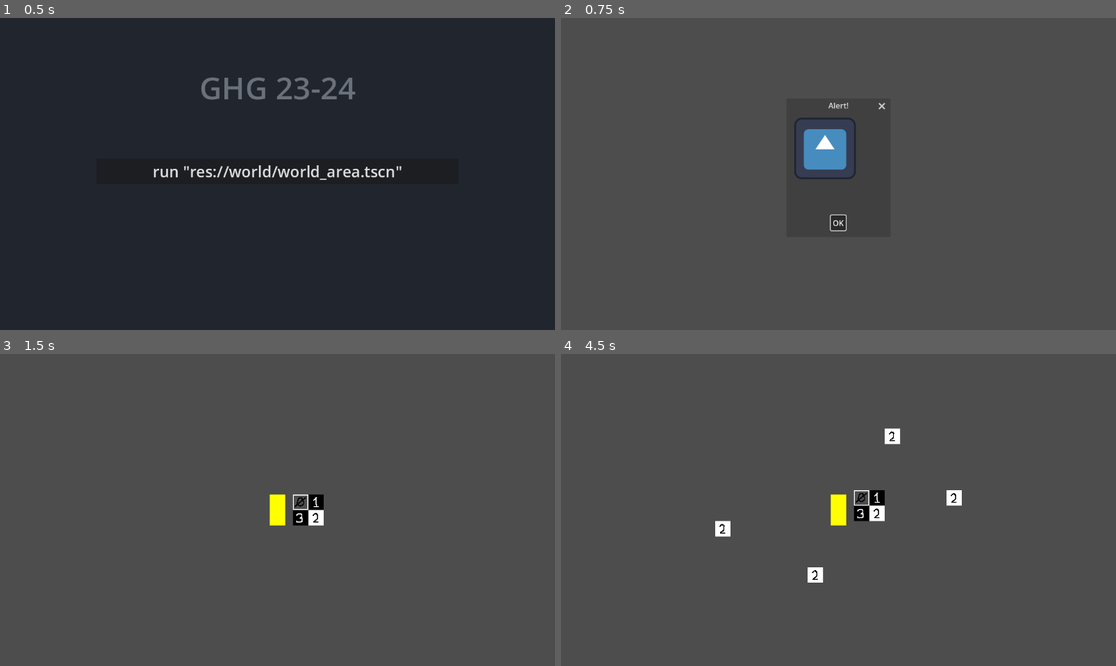
Above: before the commit, frames 1-4 (two rows, left to right).
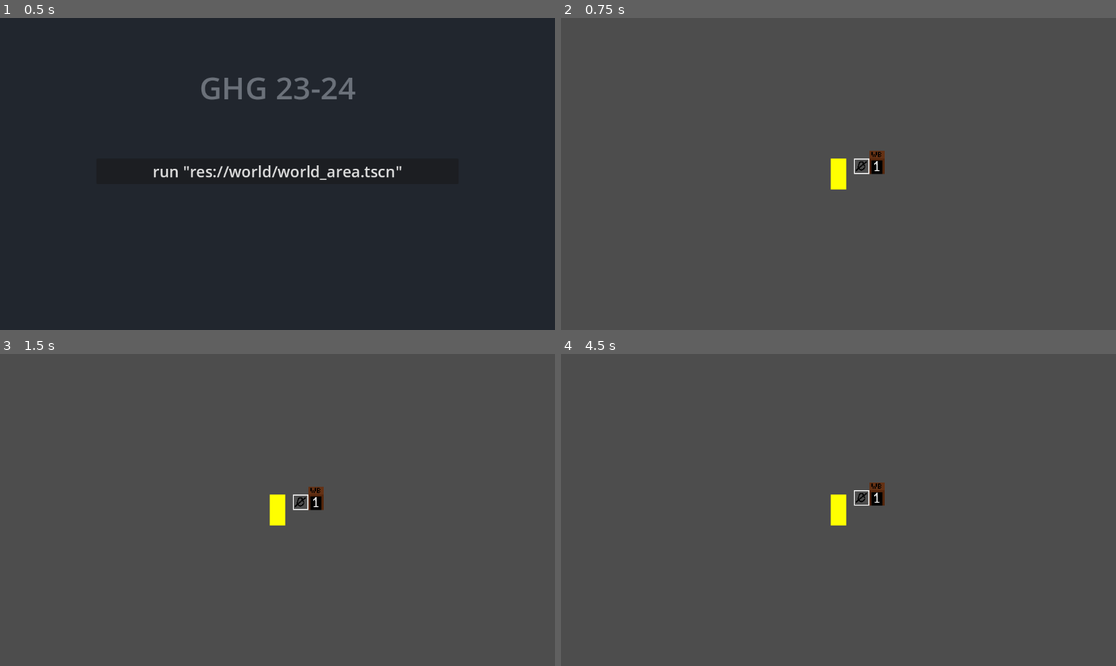
Above: after the commit, the same moments.

Repository: 4321booN/FarmersFolly
Game: Godot game, scene res://ui, gui and hud/title_screen.tscn
The game is run twice, just before and just after one commit, with the same random seed, the same clock (stepped at 60 frames per second) and the same inputs. The engine's default icon, where the game draws it, is replaced by a stand-in: a white triangle on a blue panel in a dark square.
Inputs (mouse positions are in pixels of both pictures, inside the frame that each line leads up to):
- Up to frame 1 (0.5 s): no input
- Up to frame 2 (0.75 s): click "run 'res://world/world_area.t…" at 0.5 s
- Up to frame 3 (1.5 s): click (277, 559) at 1.25 s, where only the run before the commit has a clickable "OK"
- Up to frame 4 (4.5 s): tap Enter at 2, 3.5 s; move the mouse to (960, 494) at 2.02 s; press the mouse at (960, 494) at 2.03 s; tap Space at 2.75, 4.25 s; move the mouse to (727, 525) at 2.77 s; release the mouse at (727, 525) at 2.78 s; right-click (727, 525) at 2.85 s; click (727, 525) at 3.05 s; move the mouse to (894, 441) at 3.52 s; press the mouse at (894, 441) at 3.53 s; move the mouse to (810, 572) at 4.27 s; release the mouse at (810, 572) at 4.28 s; tap Down (walk_d) at 4.35 s

Frame 1 is identical in both runs. In frame 2, 1.9% of the frame differs, in the area x 42-59%, y 27-69%; in frame 3, 0.4%; in frame 4, 1.0%.

Commit message:
Started work on crafting

Diff:
--- a/objects/player/player.gd
+++ b/objects/player/player.gd
@@ -1,15 +1,27 @@
 extends CharacterBody2D
 
 
-@onready var popup: Window = $"../Popup"
 @onready var tilemap: TileMap = $"../TileMap"
 @export var speed: float = 280
 @export var dir: int = 0
 @export var at_mouse_tile_id: int
 var tile_pos: Vector2i
-var breakables: Array = [2,3]
-var interactables: Array = [1]
+var breakables: Array = [1]
 var nothing: Array = [-1, 0]
+var inventory: Array = [
+	{
+		"item" : "stone",
+		"count" : 3
+	},
+	{
+		"item" : "stick",
+		"count" : 2
+	},
+	{
+		"item" : "fiber",
+		"count" : 1
+	}
+]
 signal get_tile_data
 signal change_tile
 
@@ -24,6 +36,8 @@
 	print(at_mouse_tile_id)
 
 	move_and_slide()
+
+	z_index = position.y
 
 	if dir > 3:
 		dir = 3
@@ -60,18 +74,12 @@
 				emit_signal("change_tile", 0, Vector2i(0,0), 1)
 				print("attack sucsessful")
 
-	if Input.is_action_pressed("interact") and !popup.visible:
+	if Input.is_action_pressed("interact"):
 		print("interact action")
-		for j in len(interactables):
-			if at_mouse_tile_id == interactables[j]:
-				popup.show()
-				print("interaction sucsessful")
-			else:
-				print("interaction failed")
-				for k in len(nothing):
-					if at_mouse_tile_id == nothing[k]:
-						emit_signal("change_tile", 0, Vector2i(1,1), 1)
-						print("placement sucsessful")
+		for k in len(nothing):
+			if at_mouse_tile_id == nothing[k]:
+				emit_signal("change_tile", 0, Vector2i(1,1), 1)
+				print("placement sucsessful")
 
 
 func _on_world_area_at_mouse_tile_id(tile_id: int) -> void:
--- a/project.godot
+++ b/project.godot
@@ -14,6 +14,10 @@
 run/main_scene="res://ui, gui and hud/title_screen.tscn"
 config/features=PackedStringArray("4.2", "GL Compatibility")
 config/icon="res://icon.svg"
+
+[display]
+
+window/size/resizable=false
 
 [input]
 
--- a/ui, gui and hud/popup.gd
+++ /dev/null
@@ -1,11 +0,0 @@
-extends AcceptDialog
-
-
-# Called when the node enters the scene tree for the first time.
-func _ready():
-	pass
-
-
-# Called every frame. 'delta' is the elapsed time since the previous frame.
-func _process(delta):
-	pass
--- a/ui, gui and hud/popup.tscn
+++ /dev/null
@@ -1,36 +0,0 @@
-[gd_scene load_steps=3 format=3 uid="uid://bkr4nwhmi5oep"]
-
-[ext_resource type="Texture2D" uid="uid://byk2skr1gk5p6" path="res://icon.svg" id="1_7a0xe"]
-[ext_resource type="Script" path="res://ui, gui and hud/popup.gd" id="1_bdo6v"]
-
-[node name="Popup" type="AcceptDialog"]
-initial_position = 2
-size = Vector2i(200, 250)
-visible = true
-script = ExtResource("1_bdo6v")
-
-[node name="Control" type="Control" parent="."]
-layout_mode = 3
-anchors_preset = 15
-anchor_right = 1.0
-anchor_bottom = 1.0
-offset_left = 8.0
-offset_top = 8.0
-offset_right = 192.0
-offset_bottom = 201.0
-grow_horizontal = 2
-grow_vertical = 2
-size_flags_horizontal = 3
-size_flags_vertical = 3
-
-[node name="VBoxContainer" type="VBoxContainer" parent="Control"]
-layout_mode = 0
-offset_right = 40.0
-offset_bottom = 40.0
-
-[node name="TextureRect" type="TextureRect" parent="Control/VBoxContainer"]
-layout_mode = 2
-texture = ExtResource("1_7a0xe")
-
-[node name="Label" type="Label" parent="Control/VBoxContainer"]
-layout_mode = 2
--- a/world/tile_map.gd
+++ b/world/tile_map.gd
@@ -1,6 +1,6 @@
 extends TileMap
 
-
+@onready var player: CharacterBody2D = $"../Player"
 var tile_pos: Vector2i
 
 # Called when the node enters the scene tree for the first time.
@@ -12,6 +12,9 @@
 func _process(_delta):
 	tile_pos = local_to_map(Vector2i(get_global_mouse_position()))
 
+	set_layer_z_index(0, player.z_index - 1)
+	set_layer_z_index(1, player.z_index + 1)
+
 
 func _on_player_change_tile(_atlas: int, tile: Vector2i, atlas: int):
 	set_cell(0, tile_pos, atlas, tile)
--- /dev/null
+++ b/world/tiles/workbench.gd
@@ -0,0 +1,28 @@
+extends StaticBody2D
+
+@onready var sprite_workbench: Sprite2D = $Sprite2D
+@onready var sprite_grass: Sprite2D = $Sprite2D2
+@onready var control: Control = $Control
+var toutching_mouse: bool = false
+
+# Called when the node enters the scene tree for the first time.
+func _ready():
+	pass # Replace with function body.
+
+
+# Called every frame. 'delta' is the elapsed time since the previous frame.
+func _process(delta):
+	sprite_workbench.z_index = position.y
+	sprite_grass.z_index = position.y - 100
+	if toutching_mouse and Input.is_action_pressed("interact"):
+		control.show()
+	elif !toutching_mouse or Input.is_action_just_released("interact"):
+		control.hide()
+
+
+func _on_area_2d_mouse_entered():
+	toutching_mouse
+
+
+func _on_area_2d_mouse_exited():
+	not toutching_mouse
--- /dev/null
+++ b/world/tiles/workbench.tscn
@@ -0,0 +1,57 @@
+[gd_scene load_steps=6 format=3 uid="uid://h4r6gvdf4iee"]
+
+[ext_resource type="Texture2D" uid="uid://hwljtonh2uph" path="res://world/tiles/Workbench.png" id="1_8ba4o"]
+[ext_resource type="Script" path="res://world/tiles/workbench.gd" id="1_fosi6"]
+[ext_resource type="Texture2D" uid="uid://ijyvsr8l1ypa" path="res://world/tiles/tile_grass.png" id="2_oa31e"]
+
+[sub_resource type="RectangleShape2D" id="RectangleShape2D_4tbvb"]
+size = Vector2(64, 32)
+
+[sub_resource type="RectangleShape2D" id="RectangleShape2D_4gs1o"]
+size = Vector2(64, 96)
+
+[node name="Workbench" type="StaticBody2D"]
+texture_filter = 1
+position = Vector2(0, -16)
+script = ExtResource("1_fosi6")
+metadata/_edit_group_ = true
+
+[node name="Sprite2D2" type="Sprite2D" parent="."]
+position = Vector2(0, 16)
+texture = ExtResource("2_oa31e")
+
+[node name="Sprite2D" type="Sprite2D" parent="."]
+texture = ExtResource("1_8ba4o")
+
+[node name="CollisionShape2D" type="CollisionShape2D" parent="."]
+position = Vector2(0, 32)
+shape = SubResource("RectangleShape2D_4tbvb")
+
+[node name="Area2D" type="Area2D" parent="."]
+
+[node name="CollisionShape2D" type="CollisionShape2D" parent="Area2D"]
+shape = SubResource("RectangleShape2D_4gs1o")
+
+[node name="Control" type="Control" parent="."]
+visible = false
+layout_mode = 3
+anchors_preset = 15
+anchor_right = 1.0
+anchor_bottom = 1.0
+offset_right = 1152.0
+offset_bottom = 648.0
+grow_horizontal = 2
+grow_vertical = 2
+size_flags_horizontal = 3
+size_flags_vertical = 3
+
+[node name="ColorRect" type="ColorRect" parent="Control"]
+layout_mode = 1
+anchors_preset = 15
+anchor_right = 1.0
+anchor_bottom = 1.0
+grow_horizontal = 2
+grow_vertical = 2
+
+[connection signal="mouse_entered" from="Area2D" to="." method="_on_area_2d_mouse_entered"]
+[connection signal="mouse_exited" from="Area2D" to="." method="_on_area_2d_mouse_exited"]
--- a/world/world_area.gd
+++ b/world/world_area.gd
@@ -2,7 +2,7 @@
 
 signal at_mouse_tile_id
 var tile_data: TileData
-var layer: int = 0
+var layer0: int = 0
 var tile_pos: Vector2i
 var tile_data_layer: String = "tile"
 var tile_id: int
@@ -18,7 +18,7 @@
 #	gets the global coods of the tile at 'retrival_pos'
 	tile_pos = tile_map.local_to_map(retrival_pos)
 #	gets the data from the 'tile' layer at the coords 'tile_pos'
-	tile_data = tile_map.get_cell_tile_data(layer, tile_pos)
+	tile_data = tile_map.get_cell_tile_data(layer0, tile_pos)
 #	checks if the tile actually has data
 	if tile_data:
 #		sets 'tile_id' to the custom data
--- a/world/world_area.tscn
+++ b/world/world_area.tscn
@@ -1,10 +1,13 @@
-[gd_scene load_steps=8 format=3 uid="uid://bcw0m3j6ly26m"]
+[gd_scene load_steps=9 format=3 uid="uid://bcw0m3j6ly26m"]
 
 [ext_resource type="Script" path="res://world/world_area.gd" id="1_faidl"]
+[ext_resource type="PackedScene" uid="uid://h4r6gvdf4iee" path="res://world/tiles/workbench.tscn" id="2_lrc43"]
 [ext_resource type="PackedScene" uid="uid://dwmdigbi06eo3" path="res://objects/player/player.tscn" id="2_ucstd"]
 [ext_resource type="Texture2D" uid="uid://bvjrh1mog1qyc" path="res://world/tiles/temp_tiles.png" id="2_vkre3"]
 [ext_resource type="Script" path="res://world/tile_map.gd" id="3_vwxbq"]
-[ext_resource type="PackedScene" uid="uid://bkr4nwhmi5oep" path="res://ui, gui and hud/popup.tscn" id="5_py0lv"]
+
+[sub_resource type="TileSetScenesCollectionSource" id="TileSetScenesCollectionSource_ctfg2"]
+scenes/1/scene = ExtResource("2_lrc43")
 
 [sub_resource type="TileSetAtlasSource" id="TileSetAtlasSource_kcj0y"]
 texture = ExtResource("2_vkre3")
@@ -16,14 +19,6 @@
 1:0/0/physics_layer_0/linear_velocity = Vector2(0, 0)
 1:0/0/physics_layer_0/angular_velocity = 0.0
 1:0/0/custom_data_0 = 1
-0:1/0 = 0
-0:1/0/physics_layer_0/linear_velocity = Vector2(0, 0)
-0:1/0/physics_layer_0/angular_velocity = 0.0
-0:1/0/custom_data_0 = 3
-1:1/0 = 0
-1:1/0/physics_layer_0/linear_velocity = Vector2(0, 0)
-1:1/0/physics_layer_0/angular_velocity = 0.0
-1:1/0/custom_data_0 = 2
 
 [sub_resource type="TileSet" id="TileSet_45bqx"]
 tile_size = Vector2i(64, 64)
@@ -31,6 +26,7 @@
 custom_data_layer_0/name = "tile"
 custom_data_layer_0/type = 2
 sources/1 = SubResource("TileSetAtlasSource_kcj0y")
+sources/0 = SubResource("TileSetScenesCollectionSource_ctfg2")
 
 [node name="WorldArea" type="Node2D"]
 script = ExtResource("1_faidl")
@@ -40,7 +36,7 @@
 tile_set = SubResource("TileSet_45bqx")
 format = 2
 layer_0/name = "layer0"
-layer_0/tile_data = PackedInt32Array(-65535, 1, 0, -65534, 65537, 0, 1, 1, 1, 2, 65537, 1)
+layer_0/tile_data = PackedInt32Array(-65535, 1, 0, -65534, 0, 65536)
 script = ExtResource("3_vwxbq")
 
 [node name="Player" parent="." instance=ExtResource("2_ucstd")]
@@ -48,9 +44,6 @@
 [node name="Camera2D" type="Camera2D" parent="Player"]
 zoom = Vector2(0.5, 0.5)
 
-[node name="Popup" parent="." instance=ExtResource("5_py0lv")]
-metadata/type = 12
-
 [connection signal="at_mouse_tile_id" from="." to="Player" method="_on_world_area_at_mouse_tile_id"]
 [connection signal="change_tile" from="Player" to="TileMap" method="_on_player_change_tile"]
 [connection signal="get_tile_data" from="Player" to="." method="_on_player_get_tile_data"]
Binary file added: world/tiles/Workbench.png
Not shown, added: world/tiles/Workbench.png.import
Binary file changed: world/tiles/temp_tiles.png
Binary file added: world/tiles/tile_grass.png
Not shown, added: world/tiles/tile_grass.png.import
